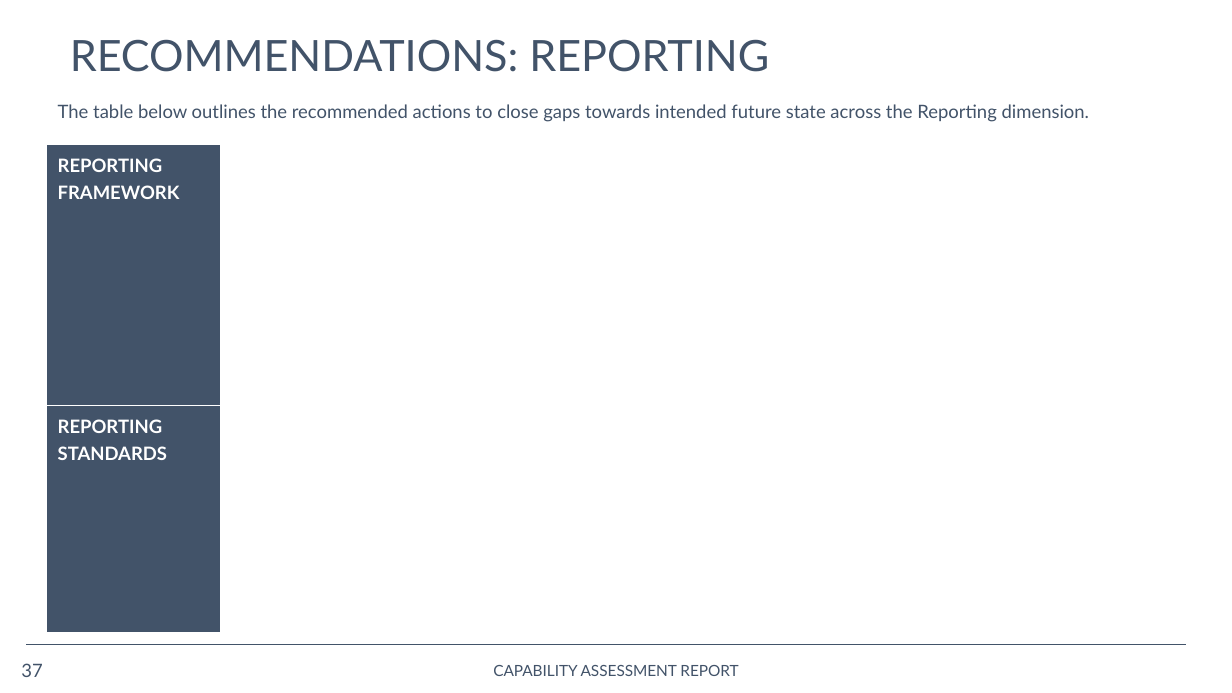
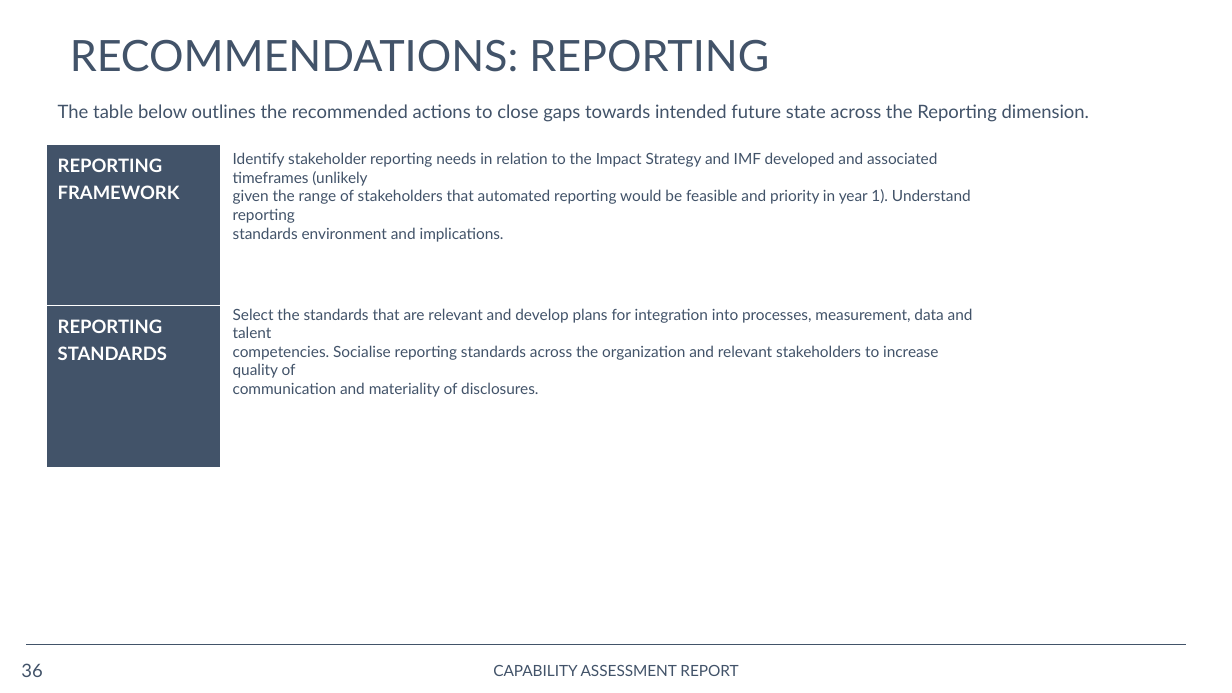
Before and after one commit to opus-meum/power-automate, a slide deck: slide 36 of Capability Assessment Report.pptx (slide 37 before the commit). Drawn at 1232x693 pixels with LibreOffice and Linux fonts; fonts in the diff are those of the drawing; background and template pictures are left out. Boxes give left, top, right and bottom in pixels: in the first picture for what was removed or moved away, otherwise in the second. Text is boxed around its words. In the diff, an @@ line names an element or a change of style, - is before the commit and + after.

```diff
--- a/Capability Assessment Report.pptx
+++ b/Capability Assessment Report.pptx
@@ table: place and size @@
-table at [47,145,1194,633]
+table at [47,145,1194,468]
@@ text added at [233,152,971,242], 10 pt, text #425369 @@
+Identify stakeholder reporting needs in relation to the Impact Strategy and IMF developed and associated timeframes (unlikely
+given the range of stakeholders that automated reporting would be feasible and priority in year 1). Understand reporting
+standards environment and implications.
@@ text added at [233,308,973,397], 10 pt, text #425369 @@
+Select the standards that are relevant and develop plans for integration into processes, measurement, data and talent
+competencies. Socialise reporting standards across the organization and relevant stakeholders to increase quality of
+communication and materiality of disclosures.
@@ page number at [21,663,42,677]: text changed @@
-37
+36
```
Also in this commit, not shown: 13 other slides changed, 1 slide removed, 1 other file.
